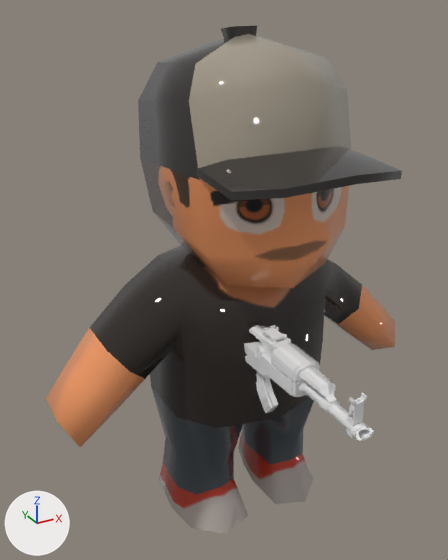
One commit to the FBX model Assets/Arts/Player/Char001/Ani/FBX/char001@Attack_AR.fbx: the scene before it, then after it.
The view is the same before and after, from a 50 mm camera at (-1.022, -1.737, 1.785) aimed at (-0.112, -0.084, 0.959). Lighting does not change. The marker at lower left points along +X, +Y and +Z. The picture after the commit comes second. Where no turn or scale is listed for an object, it has been applied to the vertices.

The first picture shows 'Body_02_blackTshirt', 'Weapon_AR', 'head_28_cap_A'.
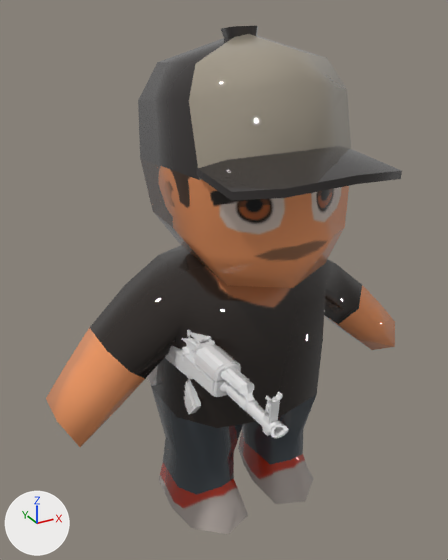
What differs and where, as boxes (x1, y1, x2, y2) in the pictures (448 x 560 px):
'Weapon_AR', moved, turned
    before: (244, 325, 374, 441)
    after: (147, 330, 289, 438)

What the commit changed:
Object 'Weapon_AR' (ob_weapon_ar) moves from (-0.094, -0.044, 0.639) to (-0.314, 0.107, 0.615).
Object 'Weapon_AR' (ob_weapon_ar) turns from (1.3, -1, 0.4) to (2, 3.1, 4.4) degrees about x, y and z.
